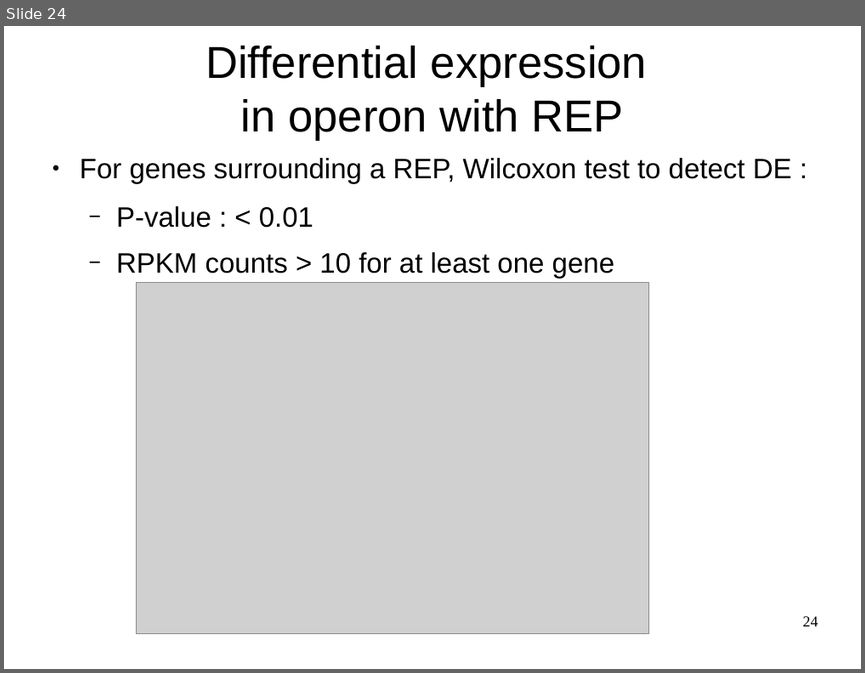
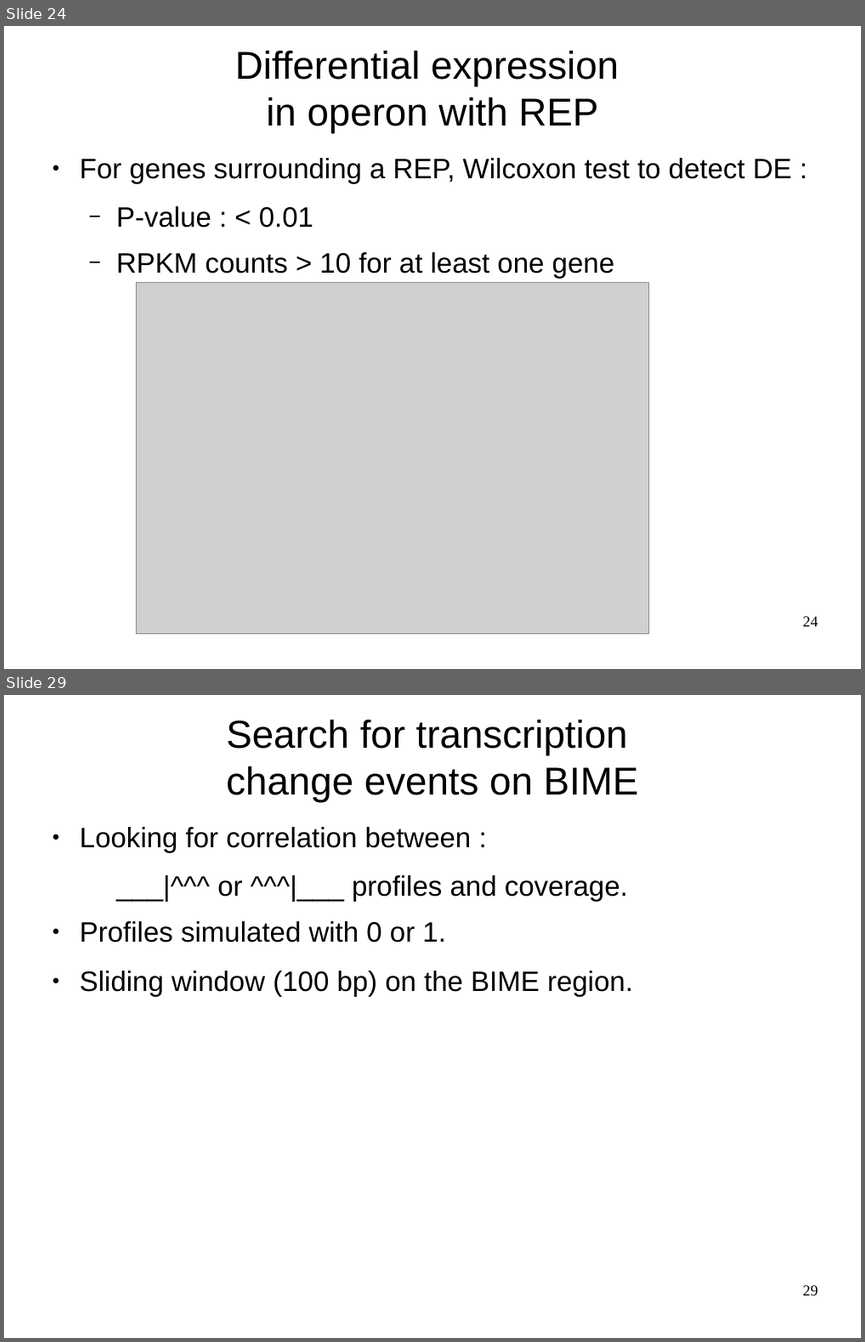
Before and after one commit to mesmeraf/stage_M2, a slide deck: presentation.odp. Shown one above the other, each under a label of ours: slide 24 before the commit, slides 24 and 29 after it; the slides between them are not shown. The pictures are 865x673 and 865x1342 pixels, drawn with LibreOffice and Linux fonts; fonts in the diff are those of the drawing; grey boxes stand for pictures; background and template pictures are left out. Boxes give left, top, right and bottom in pixels: in the first picture for what was removed or moved away, otherwise in the second. Text is boxed around its words. In the diff, an @@ line names an element or a change of style, - is before the commit and + after.

```diff
--- a/presentation.odp
+++ b/presentation.odp
@@ slide 29 added at [4, 695, 861, 1338], background picture (left out) @@
@@ title added at [226, 720, 639, 802], 36 pt, text #000000 @@
+Search for transcription
+change events on BIME
@@ text added at [80, 827, 633, 996], 26 pt, text #000000 @@
+● Looking for correlation between :
+  ___|^^^ or ^^^|___ profiles and coverage.
+● Profiles simulated with 0 or 1.
+● Sliding window (100 bp) on the BIME region.
@@ page number added at [803, 1285, 818, 1295], 14 pt, text #000000 @@
+29
@@ slide 24 changed as well @@
@@ title "Differential expression in operon with ...": place and size @@
-title "Differential expression in operon with ..." at [205, 46, 647, 141]
+title "Differential expression in operon with ..." at [235, 51, 619, 133]
@@ title "Differential expression in operon with ..." at [235, 51, 619, 133]: size 41.4 to 36 pt @@
```
Also in this commit, not shown: 24 other slides changed, 4 other slides added.
